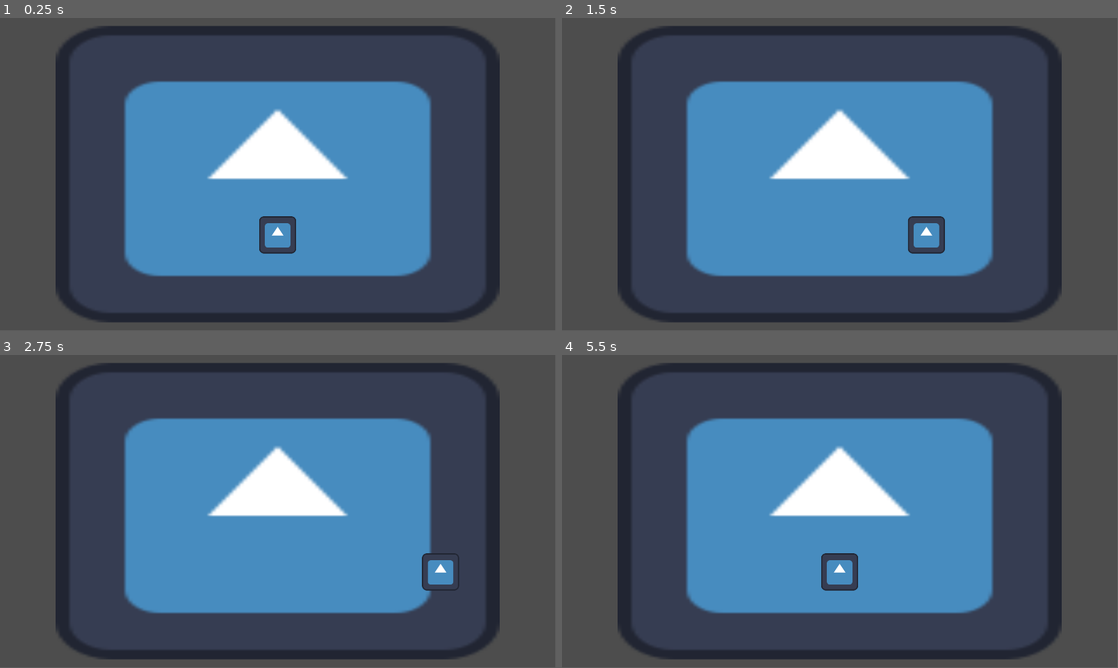
Above: before the commit, frames 1-4 (two rows, left to right).
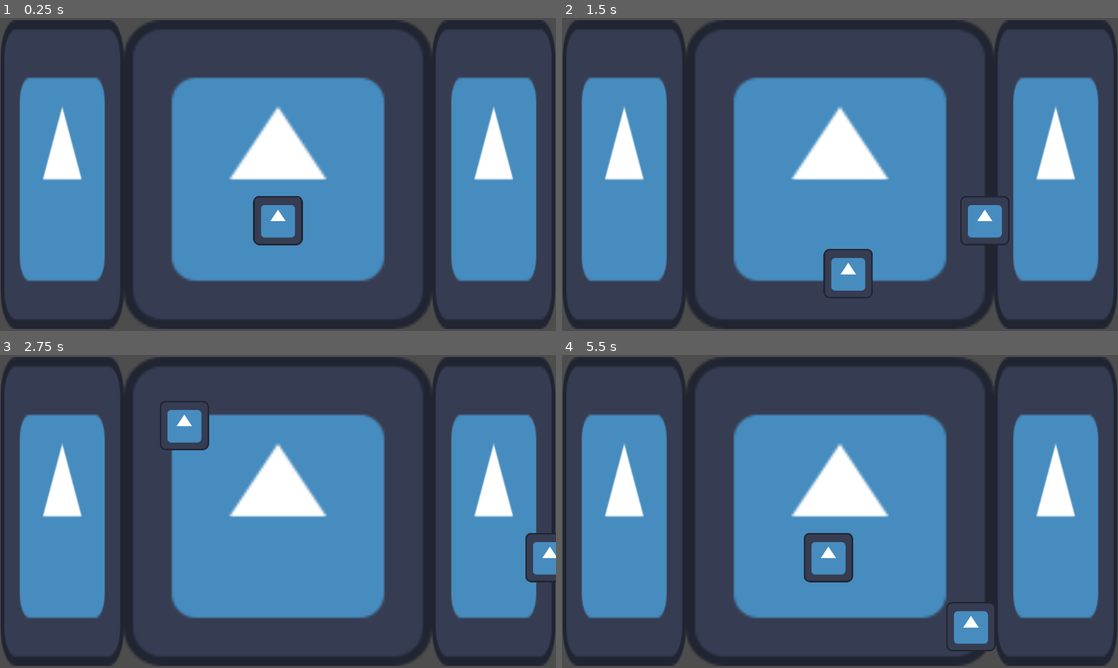
Above: after the commit, the same moments.

Repository: UHSGDC/alfred-the-dipping-bird
Game: Godot game, scene res://scenes/niagara-falls/niagara-falls-minigame.tscn
The game is run twice, just before and just after one commit, with the same random seed, the same clock (stepped at 60 frames per second) and the same inputs. The engine's default icon, where the game draws it, is replaced by a stand-in: a white triangle on a blue panel in a dark square.
Inputs:
- Up to frame 1 (0.25 s): no input
- Up to frame 2 (1.5 s): tap Enter (minigame_tester_reinstance) at 0.5, 1.35 s; hold D (right) 0.53-1.28 s; hold Backspace (minigame_tester_end) 0.53-1.28 s; hold S (down) from 1.28 s (still down)
- Up to frame 3 (2.75 s): tap Space at 2 s; release S (down) at 2.03 s; hold D (right) from 2.03 s (still down); hold Backspace (minigame_tester_end) from 2.03 s (still down)
- Up to frame 4 (5.5 s): release D (right) at 2.78 s; release Backspace (minigame_tester_end) at 2.78 s; hold W (up) 2.78-3.53 s; tap Enter (minigame_tester_reinstance) at 2.85, 4.35 s; hold Backspace (minigame_tester_end) 3.53-4.28 s; hold A (left) 3.53-5.03 s; hold S (down) from 5.03 s (still down); hold Backspace (minigame_tester_end) from 5.03 s (still down)
In our replay, the window is 799x449 before the commit and 800x450 after it. These sizes can differ from the game's own. Grey fills any space a smaller window leaves; there, only what the larger window draws over its background counts as a difference.

The runs differ from the first frame. In frame 1, 45% of the frame differs, in the area x 0-100%, y 0-100%; in frame 2, 45%; in frame 3, 45%; in frame 4, 45%.

Commit message:
obstacles
added basic obstacles

Diff:
--- a/project.godot
+++ b/project.godot
@@ -17,8 +17,7 @@
 
 [display]
 
-window/size/viewport_width=1920
-window/size/viewport_height=1080
+window/stretch/mode="canvas_items"
 
 [input]
 
--- a/scenes/niagara-falls/niagara-falls-minigame.tscn
+++ b/scenes/niagara-falls/niagara-falls-minigame.tscn
@@ -1,25 +1,27 @@
 [gd_scene load_steps=4 format=3 uid="uid://laaln4dpdyqi"]
 
 [ext_resource type="Texture2D" uid="uid://3ttwa7rolvit" path="res://icon.svg" id="1_3wxmk"]
+[ext_resource type="Script" path="res://scripts/niagara-falls/niagara-falls-minigame.gd" id="1_y37ei"]
 [ext_resource type="PackedScene" uid="uid://dv26boqu0ncd0" path="res://scenes/niagara-falls/player.tscn" id="2_gb7i3"]
 
-[sub_resource type="SpriteFrames" id="SpriteFrames_p0hpm"]
-animations = [{
-"frames": [{
-"duration": 1.0,
-"texture": ExtResource("1_3wxmk")
-}],
-"loop": true,
-"name": &"default",
-"speed": 5.0
-}]
+[node name="Niagara-falls-minigame" type="Node2D"]
+script = ExtResource("1_y37ei")
 
-[node name="Niagara-falls-minigame" type="Node2D"]
+[node name="Cliff" type="Sprite2D" parent="."]
+position = Vector2(576, 324)
+scale = Vector2(5, 5)
+texture = ExtResource("1_3wxmk")
 
-[node name="AnimatedSprite2D" type="AnimatedSprite2D" parent="."]
-position = Vector2(960, 540)
-scale = Vector2(12, 8)
-sprite_frames = SubResource("SpriteFrames_p0hpm")
+[node name="Water1" type="Sprite2D" parent="."]
+position = Vector2(129, 324)
+scale = Vector2(2, 5)
+texture = ExtResource("1_3wxmk")
+
+[node name="Water2" type="Sprite2D" parent="."]
+position = Vector2(1023, 324)
+scale = Vector2(2, 5)
+texture = ExtResource("1_3wxmk")
 
 [node name="player" parent="." instance=ExtResource("2_gb7i3")]
-position = Vector2(960, 750)
+position = Vector2(576, 420)
+scale = Vector2(0.8, 0.8)
--- /dev/null
+++ b/scenes/niagara-falls/obstacle.tscn
@@ -0,0 +1,17 @@
+[gd_scene load_steps=4 format=3 uid="uid://b0b1aswtqpevo"]
+
+[ext_resource type="Texture2D" uid="uid://3ttwa7rolvit" path="res://icon.svg" id="1_6jija"]
+[ext_resource type="Script" path="res://scripts/niagara-falls/obstacle.gd" id="1_rcuqa"]
+
+[sub_resource type="RectangleShape2D" id="RectangleShape2D_i8gr5"]
+
+[node name="Obstacle" type="Area2D"]
+scale = Vector2(0.8, 0.8)
+script = ExtResource("1_rcuqa")
+
+[node name="Sprite2D" type="Sprite2D" parent="."]
+texture = ExtResource("1_6jija")
+
+[node name="CollisionShape2D" type="CollisionShape2D" parent="."]
+scale = Vector2(6, 6)
+shape = SubResource("RectangleShape2D_i8gr5")
--- a/scenes/niagara-falls/player.tscn
+++ b/scenes/niagara-falls/player.tscn
@@ -1,26 +1,16 @@
-[gd_scene load_steps=5 format=3 uid="uid://dv26boqu0ncd0"]
+[gd_scene load_steps=4 format=3 uid="uid://dv26boqu0ncd0"]
 
 [ext_resource type="Texture2D" uid="uid://3ttwa7rolvit" path="res://icon.svg" id="1_46q3x"]
 [ext_resource type="Script" path="res://scripts/niagara-falls/player.gd" id="1_uitqq"]
 
-[sub_resource type="SpriteFrames" id="SpriteFrames_ro650"]
-animations = [{
-"frames": [{
-"duration": 1.0,
-"texture": ExtResource("1_46q3x")
-}],
-"loop": true,
-"name": &"default",
-"speed": 5.0
-}]
-
 [sub_resource type="CapsuleShape2D" id="CapsuleShape2D_a2fsw"]
 
-[node name="player" type="CharacterBody2D"]
+[node name="player" type="Area2D"]
 script = ExtResource("1_uitqq")
 
-[node name="AnimatedSprite2D" type="AnimatedSprite2D" parent="."]
-sprite_frames = SubResource("SpriteFrames_ro650")
+[node name="Sprite2D" type="Sprite2D" parent="."]
+position = Vector2(0, -1)
+texture = ExtResource("1_46q3x")
 
 [node name="CollisionShape2D" type="CollisionShape2D" parent="."]
 scale = Vector2(6.095, 6.095)
--- a/scripts/niagara-falls/niagara-falls-minigame.gd
+++ b/scripts/niagara-falls/niagara-falls-minigame.gd
@@ -1,4 +1,28 @@
 extends BaseMinigame
+
+const SPAWN_AMOUNT: int = 100
+
+const top_left_bound: Vector2 = Vector2(0, 0)
+const bot_right_bound: Vector2 = Vector2(1152, 648)
+
+var spawn_delay: float = 2
+var spawn_delay_reduction: float = 0.1
+
+func _ready() -> void:
+	randomize()
+	for i in range(SPAWN_AMOUNT):
+		_spawn_obstacle()
+		await _wait(spawn_delay)
+		spawn_delay -= spawn_delay_reduction
+
+func _spawn_obstacle() -> void:
+	var obstacle = preload("res://scenes/niagara-falls/obstacle.tscn").instantiate()
+	var rand_x = randf_range(top_left_bound.x, bot_right_bound.x)
+	obstacle.global_position = Vector2(rand_x, -200)
+	add_child(obstacle)
 
 func _on_player_lost() -> void:
 	end_minigame(false, 0)
+
+func _wait(seconds: float) -> void:
+	await get_tree().create_timer(seconds).timeout
--- /dev/null
+++ b/scripts/niagara-falls/obstacle.gd
@@ -0,0 +1,32 @@
+extends Area2D
+
+signal player_killed
+
+const MAX_SPEED: float = 500
+const ACCELERATION: float = MAX_SPEED * 10
+const AUTOSCROLL_SPEED: float = 600
+const MIN_SCALE: float = 0.3
+
+const top_left_bound: Vector2 = Vector2(0, 0)
+const bot_right_bound: Vector2 = Vector2(1152, 648)
+
+var velocity: Vector2 = Vector2(0, 0)
+
+func _physics_process(delta: float) -> void:
+	move(delta)
+
+func move(delta: float) -> void:
+	velocity.y += ACCELERATION * delta
+
+	velocity.y = clampf(velocity.y, -MAX_SPEED, MAX_SPEED)
+	#velocity = velocity.move_toward(velocity.normalized() * MAX_SPEED, sand_acceleration * 2 * delta)
+
+	position.y += velocity.y * delta
+
+	if position.y > bot_right_bound.y:
+		queue_free()
+
+
+# Obstacle
+func _on_body_entered(body: Node2D) -> void:
+	print("test")
--- a/scripts/niagara-falls/player.gd
+++ b/scripts/niagara-falls/player.gd
@@ -1,41 +1,43 @@
-extends CharacterBody2D
+extends Area2D
 
 signal player_killed
 
-const MAX_SPEED: Vector2 = Vector2(400, 400)
-const ACCELERATION: Vector2 = MAX_SPEED * 10
+const MAX_SPEED: float = 400
+const MAX_FALL_SPEED: float = 700
+const ACCELERATION: float = MAX_SPEED * 10
 const AUTOSCROLL_SPEED: float = 600
 const MIN_SCALE: float = 0.3
 
 const top_left_bound: Vector2 = Vector2(0, 0)
-const bot_right_bound: Vector2 = Vector2(1920, 1080)
+const bot_right_bound: Vector2 = Vector2(1152, 648)
+
+var velocity: Vector2 = Vector2(0, 0)
+var dead: bool
 
 func _physics_process(delta: float) -> void:
 	move(delta)
 
 func move(delta: float) -> void:
+	if dead:
+		return
+
 	var input := Input.get_vector("left", "right", "up", "down")
 
-	# Horizontal
-	if input.x: # Acceleration
-		velocity.x += input.x * ACCELERATION.x * delta
-	elif velocity.x != 0: # Deacceleration
-		if absf(velocity.x) < ACCELERATION.x * delta:
+	if input.x:
+		velocity.x += input.x * ACCELERATION * delta
+	elif velocity.x != 0:
+		if absf(velocity.x) < ACCELERATION * delta:
 			velocity.x = 0
 		else:
-			velocity.x += -signf(velocity.x) * ACCELERATION.x * delta
+			velocity.x += -signf(velocity.x) * ACCELERATION * delta
 
-	# Capping speed
-	velocity.x = clampf(velocity.x, -MAX_SPEED.x, MAX_SPEED.x)
+	velocity.x = clampf(velocity.x, -MAX_SPEED, MAX_SPEED)
+	#velocity = velocity.move_toward(velocity.normalized() * MAX_SPEED, sand_acceleration * 2 * delta)
 
-	# Basic movement. Adding back AUTOSCROLL_SPEED
-	move_and_collide(velocity * delta)
-
-	# Clamping position
+	position.x += velocity.x * delta
 	position.x = clampf(position.x, top_left_bound.x, bot_right_bound.x)
 	# position.y = clampf(position.y, top_left_bound.global_position.y, bot_right_bound.global_position.y)
 
-
 # Obstacle
-func _on_body_entered(body: Node2D) -> void:
+func _on_area_entered(body: Node2D) -> void:
 	print("test")
